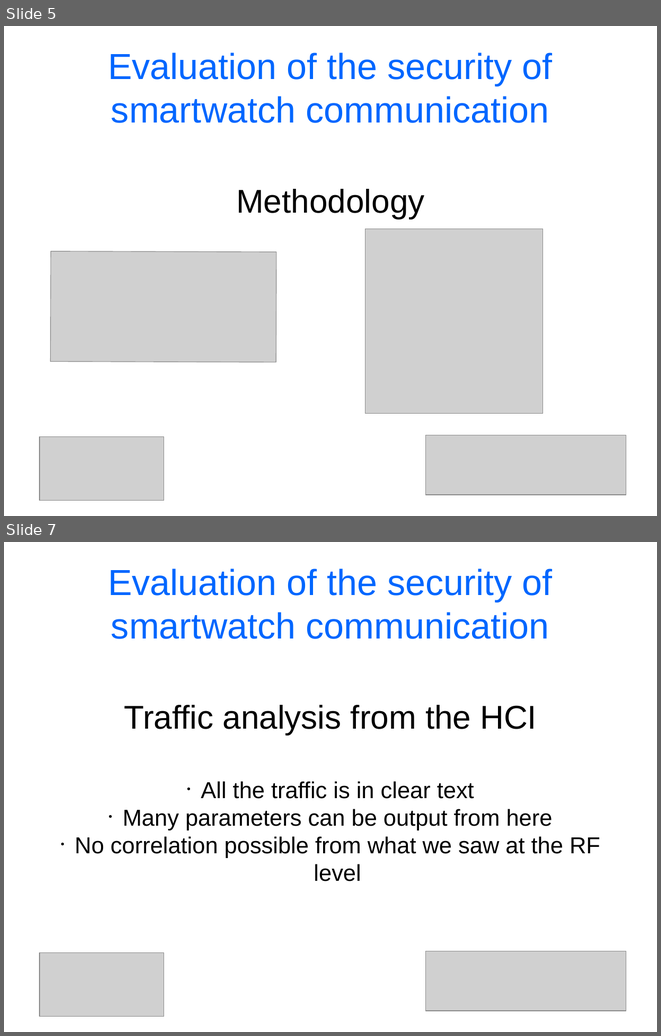
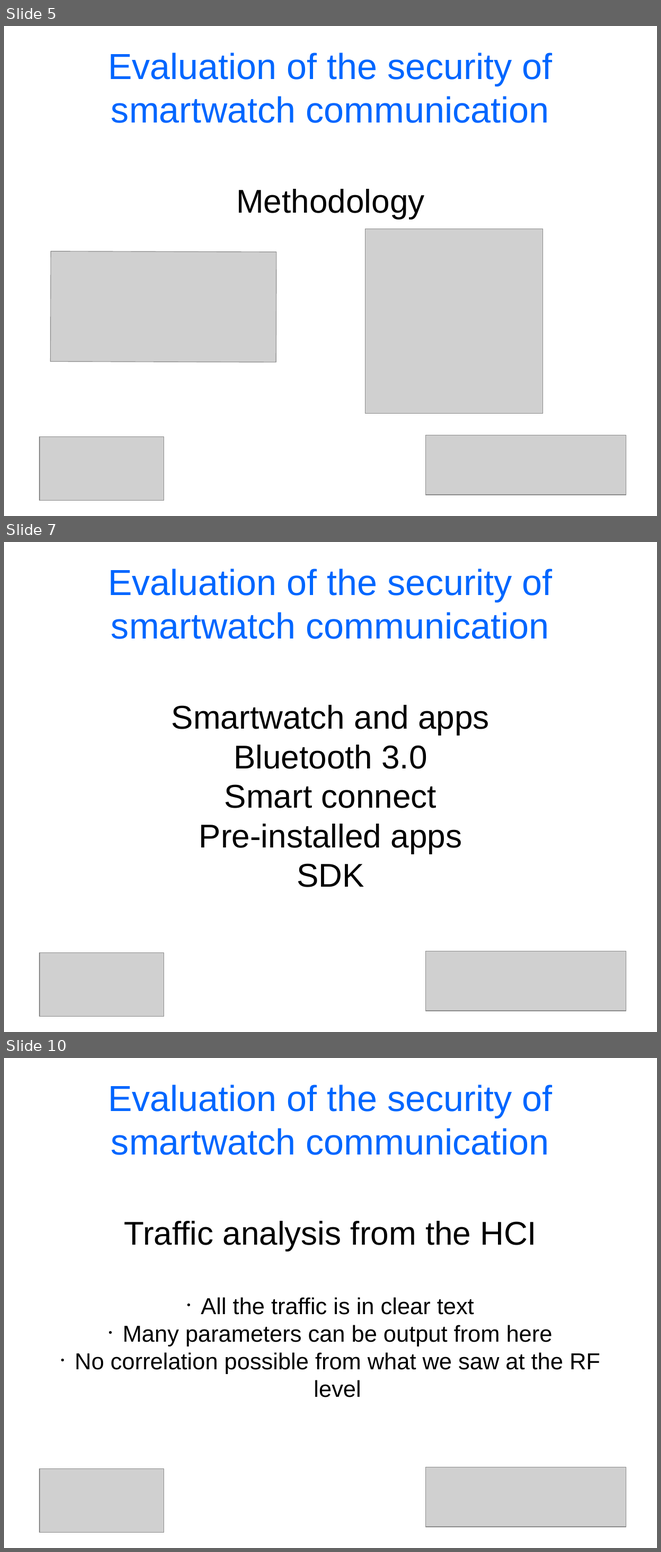
Before and after one commit to cheeseit/smartwatchers_report, a slide deck: presentation.odp. Shown one above the other, each under a label of ours: slides 5 and 7 before the commit, slides 5, 7 and 10 after it; the slides between them are not shown. The pictures are 661x1036 and 661x1552 pixels, drawn with LibreOffice and Linux fonts; fonts in the diff are those of the drawing; grey boxes stand for pictures. Boxes give left, top, right and bottom in pixels: in the first picture for what was removed or moved away, otherwise in the second. Text is boxed around its words. In the diff, an @@ line names an element or a change of style, - is before the commit and + after.

```diff
--- a/presentation.odp
+++ b/presentation.odp
@@ slide 7 added at (x1=4, y1=542, x2=657, y2=1032), background #FFFFFF @@
@@ title added at (x1=108, y1=568, x2=552, y2=639), 44 pt, text #0066FF @@
+Evaluation of the security of smartwatch communication
@@ subtitle added at (x1=171, y1=705, x2=489, y2=887), 40 pt, text #000000 @@
+Smartwatch and apps
+Bluetooth 3.0
+Smart connect
+Pre-installed apps
+SDK
@@ picture added at (x1=40, y1=953, x2=164, y2=1016) @@
@@ picture added at (x1=426, y1=951, x2=626, y2=1011) @@
@@ what was slide 7 is now slide 10 @@
```
Also in this commit, not shown: 1 slide changed, 2 other slides added.
